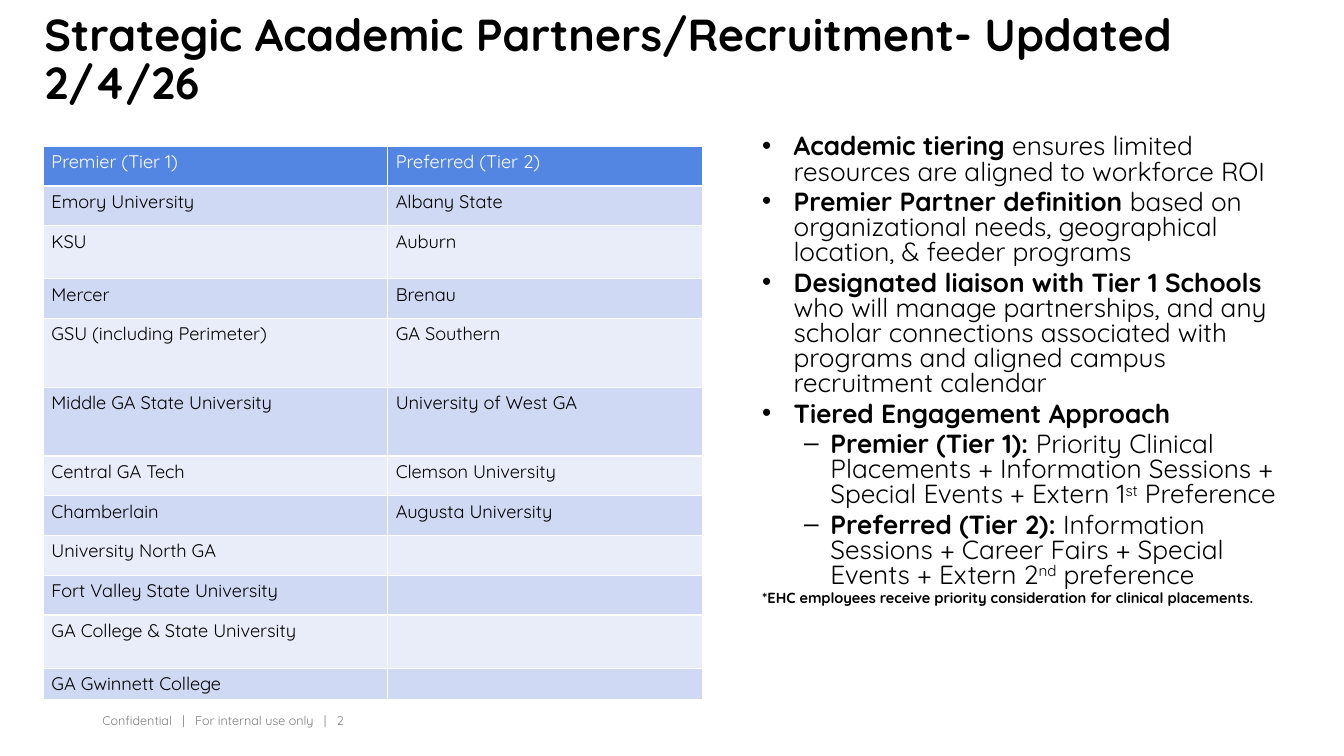
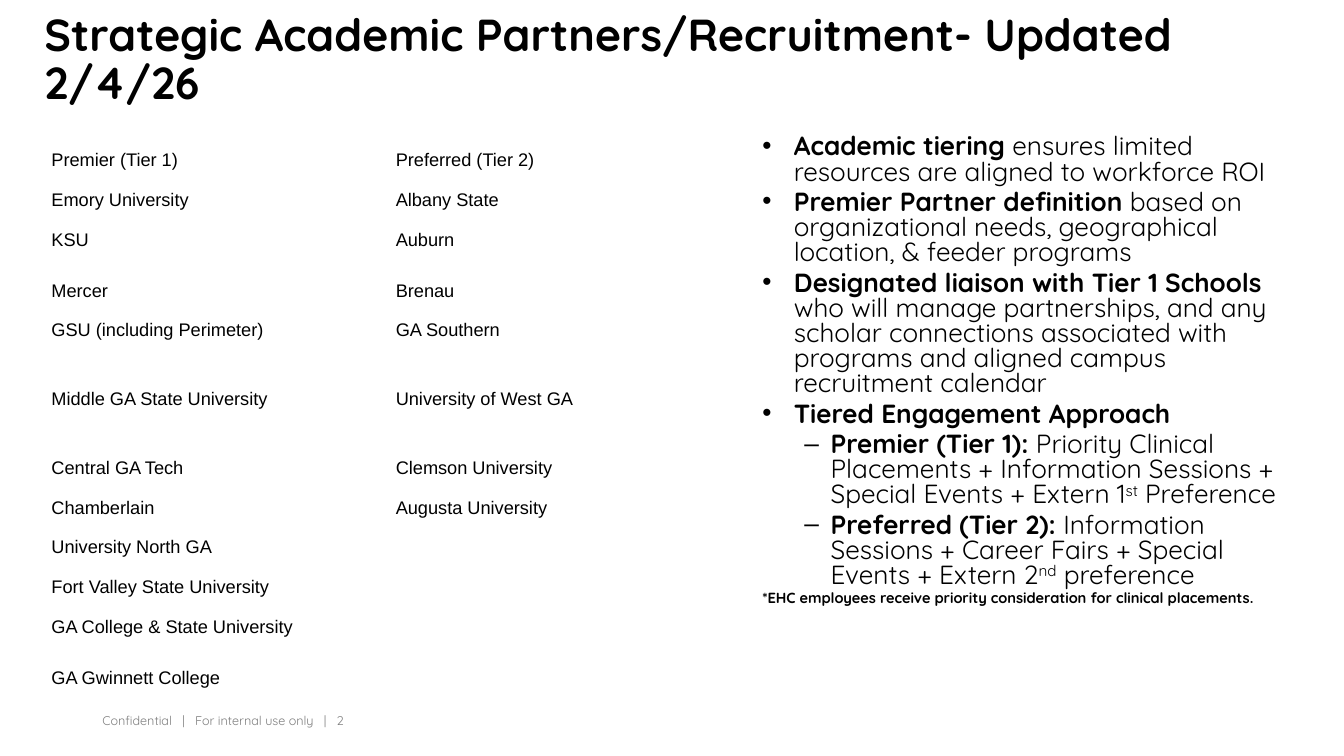
Before and after one commit to ksduong/ADL_Group14, a slide deck: slide 2 of Reference/EHC Nursing Academic Partner Alignments- Final (updated.pptx. Drawn at 1344x756 pixels with LibreOffice and Linux fonts; fonts in the diff are those of the drawing; background and template pictures are left out. Boxes give left, top, right and bottom in pixels: in the first picture for what was removed or moved away, otherwise in the second. Text is boxed around its words. In the diff, an @@ line names an element or a change of style, - is before the commit and + after.

```diff
--- a/Reference/EHC Nursing Academic Partner Alignments- Final (updated.pptx
+++ b/Reference/EHC Nursing Academic Partner Alignments- Final (updated.pptx
@@ table at [43, 146, 704, 692] @@
@@ fill #5386E3 to none in row 1 @@
@@ fill #D1D9F4 to none in 10 cells @@
@@ fill #E9EDFA to none in 8 cells @@
@@ font Quicksand to Arial @@
@@ text colour #FFFFFF to #000000 in "Premier (Tier 1)", "Preferred (Tier 2)" @@
@@ borders changed @@
@@ text "Academic tiering ensures limited resources ..." at [762, 135, 1276, 606]: less space between paragraphs @@
```
Also in this commit, not shown: 1 other slide changed, 3 other files.
